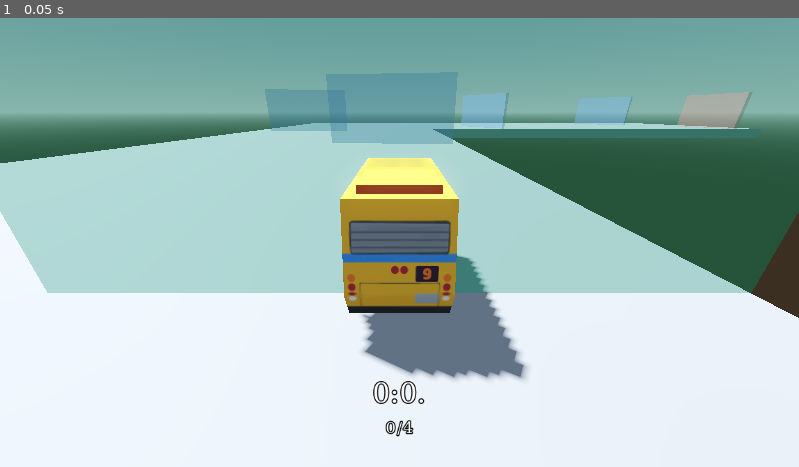
Above: before the commit, frame 1.
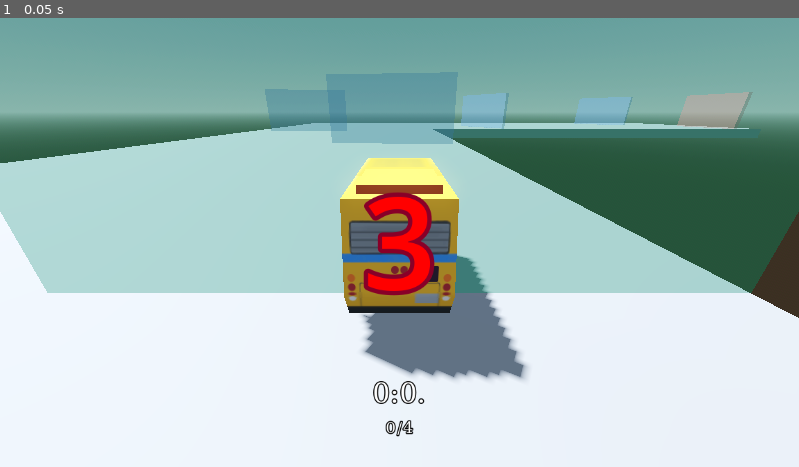
Above: after the commit, the same moment.

Repository: Username4DSchool/racing_game
Game: Godot game, scene res://tracks/track_1.tscn
Same seed, same stepped clock (60 frames per second), same inputs: the game is played once before the commit and once after it. This scene is started directly instead of the project's main scene.
Inputs:
- Up to frame 1 (0.05 s): no input

The runs differ from the first frame. In frame 1, 1.3% of the frame differs, in the area x 45-55%, y 38-62%.

Commit message:
created hud display

Diff:
--- a/checkpoint.gd
+++ b/checkpoint.gd
@@ -17,3 +17,7 @@
 		print("checked")
 		self.get_parent().get_parent().check_checkpoints()
 		self.get_parent().get_parent().save_point()
+
+func _input(event: InputEvent) -> void:
+	if Input.is_action_just_pressed("retire"):
+		checked = false
--- a/hud.gd
+++ b/hud.gd
@@ -4,3 +4,16 @@
 func _process(delta: float) -> void:
 	$time.text = var_to_str(floori(self.get_parent().time / 60))  + ":" + var_to_str(roundi(self.get_parent().time) % 60) + "." + var_to_str(self.get_parent().time - floor(self.get_parent().time)).substr(2,2)
 	$checkpoints.text = var_to_str(self.get_parent().checkpoints) + "/" + var_to_str(self.get_parent().get_node("checkpoints").get_child_count())
+
+func shown(shown: int) -> void:
+	$"3".visible = false
+	$"2".visible = false
+	$"1".visible = false
+
+	match shown:
+		1:
+			$"1".show()
+		2:
+			$"2".show()
+		3:
+			$"3".show()
--- a/hud.tscn
+++ b/hud.tscn
@@ -159,6 +159,24 @@
 outline_size = 6
 outline_color = Color(0, 0, 0, 1)
 
+[sub_resource type="LabelSettings" id="LabelSettings_37p78"]
+font_size = 186
+font_color = Color(1, 0, 0, 1)
+outline_size = 25
+outline_color = Color(0.531741, 0, 0.155288, 1)
+
+[sub_resource type="LabelSettings" id="LabelSettings_64ctp"]
+font_size = 186
+font_color = Color(0.776024, 0.438884, 3.85046e-07, 1)
+outline_size = 25
+outline_color = Color(0.40798, 0.206344, 4.81308e-08, 1)
+
+[sub_resource type="LabelSettings" id="LabelSettings_a2258"]
+font_size = 186
+font_color = Color(0.150652, 0.644335, 9.62615e-07, 1)
+outline_size = 25
+outline_color = Color(0, 0.335949, 0.183018, 1)
+
 [node name="hud" type="Node2D"]
 script = ExtResource("1_37p78")
 
@@ -181,3 +199,33 @@
 label_settings = SubResource("LabelSettings_640wx")
 horizontal_alignment = 1
 vertical_alignment = 1
+
+[node name="3" type="Label" parent="."]
+visible = false
+offset_top = 160.0
+offset_right = 1152.0
+offset_bottom = 480.0
+text = "3"
+label_settings = SubResource("LabelSettings_37p78")
+horizontal_alignment = 1
+vertical_alignment = 1
+
+[node name="2" type="Label" parent="."]
+visible = false
+offset_top = 160.0
+offset_right = 1152.0
+offset_bottom = 480.0
+text = "2"
+label_settings = SubResource("LabelSettings_64ctp")
+horizontal_alignment = 1
+vertical_alignment = 1
+
+[node name="1" type="Label" parent="."]
+visible = false
+offset_top = 160.0
+offset_right = 1152.0
+offset_bottom = 480.0
+text = "1"
+label_settings = SubResource("LabelSettings_a2258")
+horizontal_alignment = 1
+vertical_alignment = 1
--- a/track.gd
+++ b/track.gd
@@ -70,7 +70,20 @@
 	}
 	respawn()
 	$timer.start()
-	await $timer.timeout
+	check_checkpoints()
+	var checked = 3
+	while $timer.time_left != 0:
+		if $timer.time_left < 3 and checked == 3:
+			checked = 2
+			$hud.shown(3)
+		if $timer.time_left < 2 and checked == 2:
+			checked = 1
+			$hud.shown(2)
+		if $timer.time_left < 1 and checked == 1:
+			checked = 0
+			$hud.shown(1)
+		await get_tree().process_frame
+	$hud.shown(0)
 	$car/car.process_mode = Node.PROCESS_MODE_ALWAYS
 	timer_paused = false
 
--- a/track.tscn
+++ b/track.tscn
@@ -1,6 +1,8 @@
-[gd_scene load_steps=5 format=3 uid="uid://c1p5dve86skon"]
+[gd_scene load_steps=7 format=3 uid="uid://c1p5dve86skon"]
 
 [ext_resource type="Script" uid="uid://dnfc3nsmogmpk" path="res://track.gd" id="1_mll3j"]
+[ext_resource type="PackedScene" uid="uid://cdv1qwnnmkqq5" path="res://hud.tscn" id="2_phvr8"]
+[ext_resource type="PackedScene" uid="uid://p23gv78dec47" path="res://car.tscn" id="3_bcvet"]
 
 [sub_resource type="ProceduralSkyMaterial" id="ProceduralSkyMaterial_dlrp4"]
 sky_horizon_color = Color(0.662243, 0.671743, 0.686743, 1)
@@ -28,3 +30,14 @@
 [node name="checkpoints" type="Node3D" parent="."]
 
 [node name="track_objects" type="Node3D" parent="."]
+
+[node name="hud" parent="." instance=ExtResource("2_phvr8")]
+
+[node name="timer" type="Timer" parent="."]
+wait_time = 3.0
+one_shot = true
+
+[node name="car" type="Node3D" parent="."]
+
+[node name="car" parent="car" instance=ExtResource("3_bcvet")]
+transform = Transform3D(1, 0, 0, 0, 1, 0, 0, 0, 1, 0, 0.266619, 0)
--- a/tracks/track_1.tscn
+++ b/tracks/track_1.tscn
@@ -1,10 +1,8 @@
-[gd_scene load_steps=9 format=3 uid="uid://u6gh52pl0ita"]
+[gd_scene load_steps=7 format=3 uid="uid://u6gh52pl0ita"]
 
 [ext_resource type="PackedScene" uid="uid://c1p5dve86skon" path="res://track.tscn" id="1_jhe20"]
-[ext_resource type="PackedScene" uid="uid://p23gv78dec47" path="res://car.tscn" id="2_btncu"]
 [ext_resource type="PackedScene" uid="uid://cxustehqkjlkl" path="res://checkpoint.tscn" id="3_cejyx"]
 [ext_resource type="PackedScene" uid="uid://btkn7skpax3tn" path="res://finish.tscn" id="4_xv2qj"]
-[ext_resource type="PackedScene" uid="uid://cdv1qwnnmkqq5" path="res://hud.tscn" id="5_xv2qj"]
 [ext_resource type="PackedScene" uid="uid://cntf6f6dturiq" path="res://start.tscn" id="6_aq6f0"]
 
 [sub_resource type="BoxMesh" id="BoxMesh_cejyx"]
@@ -14,11 +12,6 @@
 data = PackedVector3Array(-1, 0.05, 1, 1, 0.05, 1, -1, -0.05, 1, 1, 0.05, 1, 1, -0.05, 1, -1, -0.05, 1, 1, 0.05, -1, -1 …(392 unchanged characters)…
 
 [node name="track" instance=ExtResource("1_jhe20")]
-
-[node name="car" type="Node3D" parent="." index="2"]
-
-[node name="car" parent="car" index="0" instance=ExtResource("2_btncu")]
-transform = Transform3D(1, 0, 0, 0, 1, 0, 0, 0, 1, 0, 0.266619, 0)
 
 [node name="checkpoint" parent="checkpoints" index="0" instance=ExtResource("3_cejyx")]
 transform = Transform3D(0.56796, 0, 3.95947, 0, 4, 0, -3.95947, 0, 0.56796, 12.2153, 1.90735e-06, 5.45806)
@@ -87,14 +80,8 @@
 transform = Transform3D(1, 0, 0, 0, 1, 0, 0, 0, 1, 0, -0.05, 0)
 shape = SubResource("ConcavePolygonShape3D_xv2qj")
 
-[node name="finish" parent="." index="5" instance=ExtResource("4_xv2qj")]
+[node name="finish" parent="." index="4" instance=ExtResource("4_xv2qj")]
 transform = Transform3D(4, 0, 0, 0, 4, 0, 0, 0, 4, 34.0077, -4.76837e-07, 46.8047)
 
-[node name="hud" parent="." index="6" instance=ExtResource("5_xv2qj")]
-
-[node name="start" parent="." index="7" instance=ExtResource("6_aq6f0")]
+[node name="start" parent="." index="5" instance=ExtResource("6_aq6f0")]
 transform = Transform3D(4, 0, 0, 0, 4, 0, 0, 0, 4, -5.09114, -1.66893e-06, 6.00309)
-
-[node name="timer" type="Timer" parent="." index="8"]
-wait_time = 3.0
-one_shot = true
Not shown: 1 places in hud.tscn that only renumber resources
